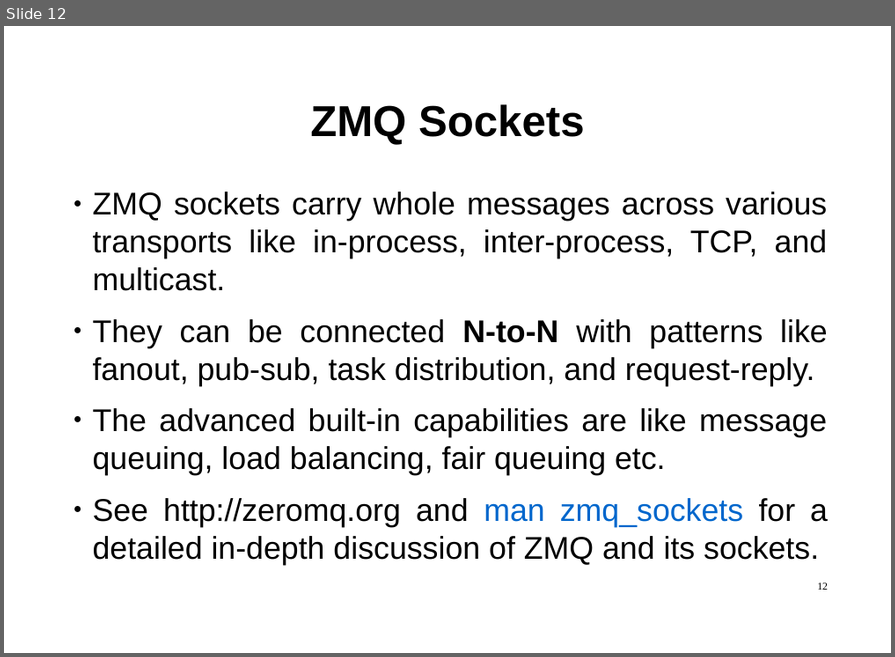
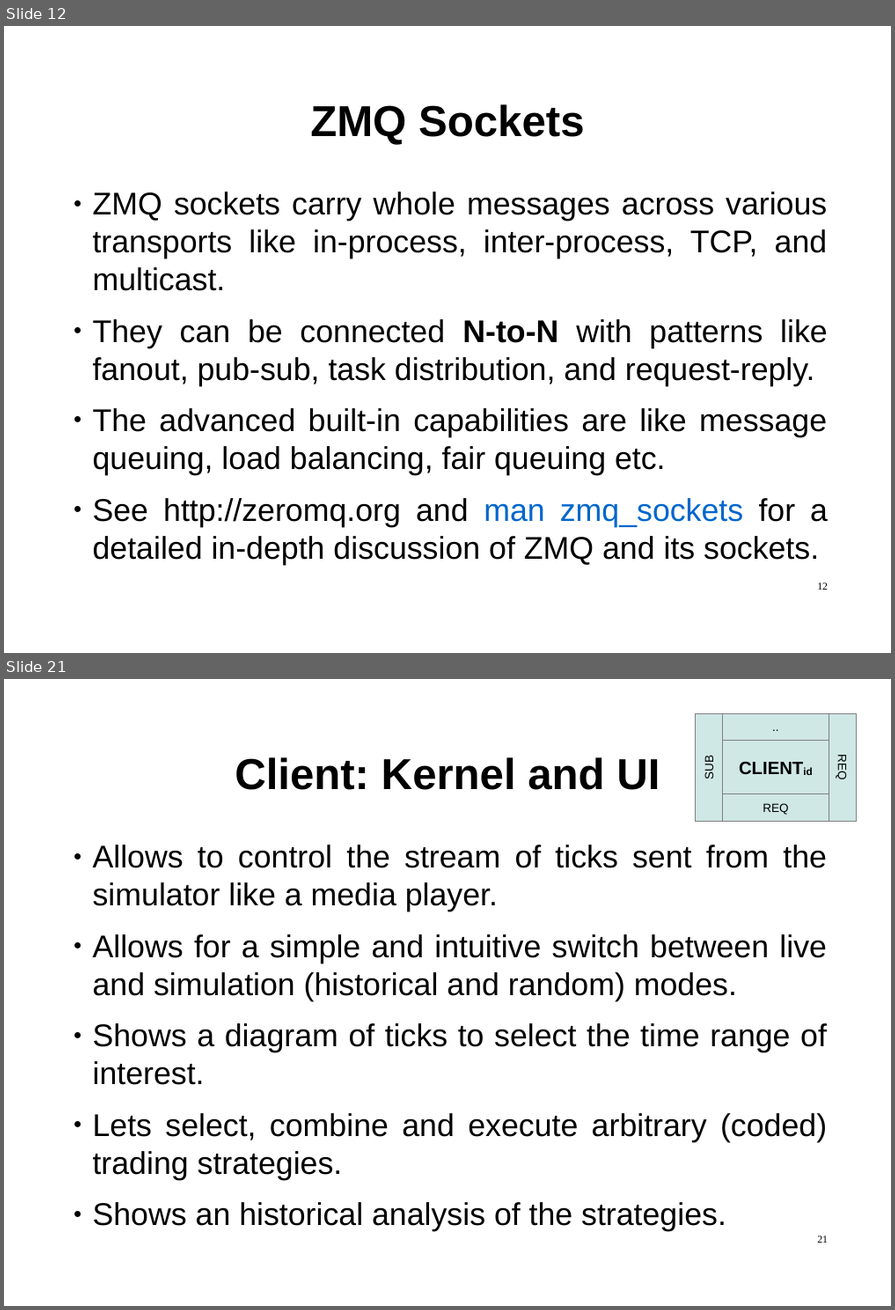
Before and after one commit to hsk81/fx-zero, a slide deck: doc/presentation/fx-zero.odp. Shown one above the other, each under a label of ours: slide 12 before the commit, slides 12 and 21 after it; the slides between them are not shown. The pictures are 895x657 and 895x1310 pixels, drawn with LibreOffice and Linux fonts; fonts in the diff are those of the drawing. Boxes give left, top, right and bottom in pixels: in the first picture for what was removed or moved away, otherwise in the second. Text is boxed around its words. In the diff, an @@ line names an element or a change of style, - is before the commit and + after.

Commit message:
Have added a details description and UI sketch of the client.

```diff
--- a/doc/presentation/fx-zero.odp
+++ b/doc/presentation/fx-zero.odp
@@ slide 21 added at box(4, 679, 891, 1306), background #FFFFFF @@
@@ title added at box(235, 757, 660, 790), 58.1 pt, text #000000, bold @@
+Client: Kernel and UI
@@ group added at box(696, 714, 856, 821): 5 rectangles @@
+CLIENTid
+REQ
+SUB
+..
+REQ
@@ text added at box(93, 844, 827, 1232), 42.2 pt, text #000000 @@
+● Allows to control the stream of ticks sent from the simulator like a media player.
+● Allows for a simple and intuitive switch between live and simulation (historical and random) modes.
+● Shows a diagram of ticks to select the time range of interest.
+● Lets select, combine and execute arbitrary (coded) trading strategies.
+● Shows an historical analysis of the strategies.
@@ page number added at box(817, 1235, 828, 1242), 14 pt, text #000000 @@
+21
```
Also in this commit, not shown: 11 slides changed, 2 other slides added, 1 slide removed, 8 other files.
